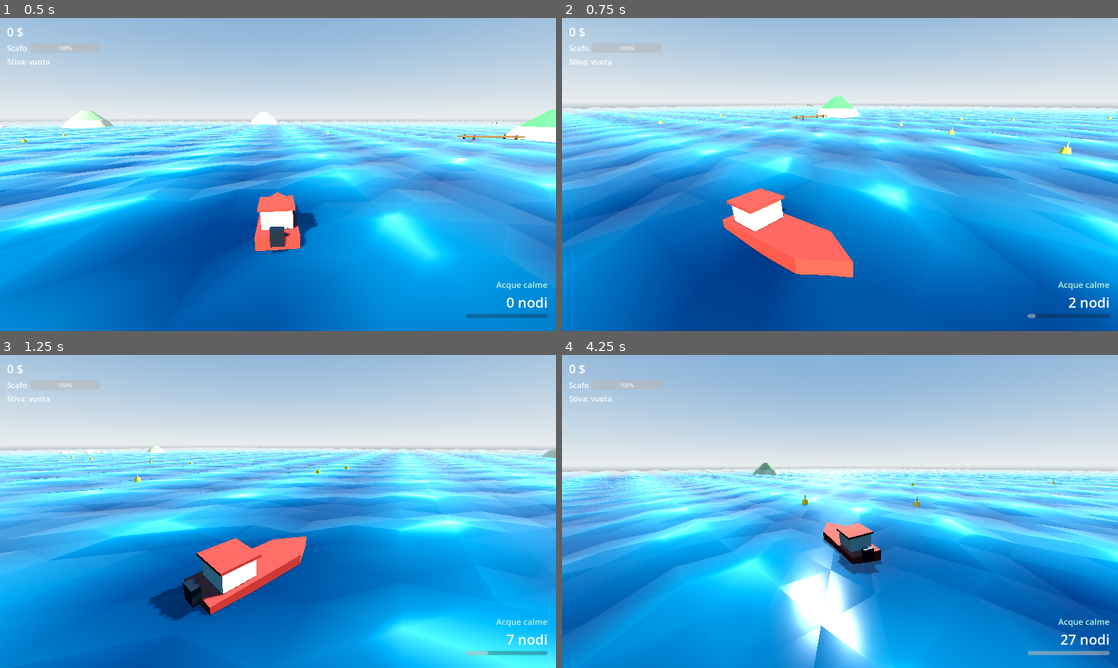
Above: before the commit, frames 1-4 (two rows, left to right).
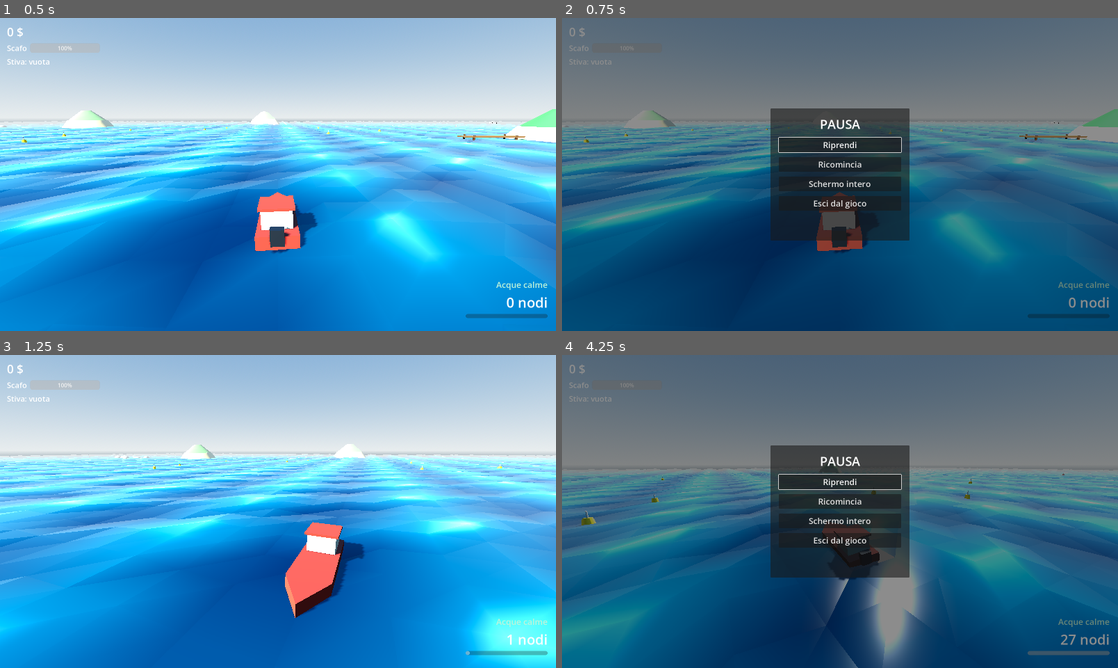
Above: after the commit, the same moments.

Repository: stefano-cookie/boatox
Game: Godot game, scene res://tests/m1_smoke.tscn
Same seed, same stepped clock (60 frames per second), same inputs: the game is played once before the commit and once after it. This scene is started directly instead of the project's main scene.
Inputs (mouse positions are in pixels of both pictures, inside the frame that each line leads up to):
- Up to frame 1 (0.5 s): no input
- Up to frame 2 (0.75 s): move the mouse to (962, 158) at 0.52 s; hold D (turn_right) from 0.53 s (still down); hold E (interact) from 0.53 s (still down); click (962, 158) at 0.67 s
- Up to frame 3 (1.25 s): keep holding D (turn_right); keep holding E (interact)
- Up to frame 4 (4.25 s): release D (turn_right) at 1.25 s; release E (interact) at 1.25 s; drag from (728, 527) to (812, 574) at 1.27 s; move the mouse to (895, 442) at 2.02 s; hold D (turn_right) 2.03-2.75 s; hold E (interact) 2.03-2.75 s; drag from (812, 574) to (673, 464) at 2.77 s; move the mouse to (1006, 558) at 3.52 s; hold A (turn_left) from 3.53 s (still down); hold E (interact) from 3.53 s (still down); tap Escape (ui_cancel) at 4.15 s

Frame 1 is identical in both runs. In frame 2, 100% of the frame differs, in the area x 0-100%, y 0-100%; in frame 3, 42%; in frame 4, 100%.

Commit message:
feat: sea zones, buoy tiers, speedometer, bounds countdown, pause menu

Diff:
--- a/autoload/game_state.gd
+++ b/autoload/game_state.gd
@@ -122,6 +122,18 @@
 	post_notice("Scafo a pezzi: rimorchiato al porto (-%d $)" % TOW_FEE)
 
 
+## Riporta la partita allo stato iniziale (usato dal "Ricomincia" della
+## pausa: gli autoload sopravvivono al reload della scena).
+func reset() -> void:
+	money = 0
+	hull = HULL_MAX
+	cargo.clear()
+	money_changed.emit(money)
+	hull_changed.emit(hull, HULL_MAX)
+	cargo_changed.emit()
+	clear_danger()
+
+
 func post_notice(text: String) -> void:
 	notice_posted.emit(text)
 
--- a/scenes/main/main.tscn
+++ b/scenes/main/main.tscn
@@ -1,10 +1,11 @@
-[gd_scene load_steps=9 format=3]
+[gd_scene load_steps=10 format=3]
 
 [ext_resource type="PackedScene" path="res://scenes/sea/sea.tscn" id="1"]
 [ext_resource type="PackedScene" path="res://scenes/boat/boat.tscn" id="2"]
 [ext_resource type="Script" path="res://scenes/camera/chase_camera.gd" id="3"]
 [ext_resource type="PackedScene" path="res://scenes/world/world.tscn" id="4"]
 [ext_resource type="PackedScene" path="res://scenes/hud/hud.tscn" id="5"]
+[ext_resource type="PackedScene" path="res://scenes/pause/pause_menu.tscn" id="6"]
 
 [sub_resource type="ProceduralSkyMaterial" id="sky_material"]
 sky_top_color = Color(0.2, 0.42, 0.66, 1)
@@ -29,6 +30,8 @@
 fog_depth_end = 240.0
 
 [node name="Main" type="Node3D"]
+
+[node name="PauseMenu" parent="." instance=ExtResource("6")]
 
 [node name="WorldEnvironment" type="WorldEnvironment" parent="."]
 environment = SubResource("environment")
--- /dev/null
+++ b/scenes/pause/pause_menu.gd
@@ -0,0 +1,64 @@
+extends CanvasLayer
+
+## Menu di pausa (Esc): riprendi, ricomincia, schermo intero, esci.
+## Le impostazioni complete arrivano con M4; qui c'è l'essenziale per il
+## playtest. Il nodo ha process_mode ALWAYS così riceve input anche a
+## albero fermo; il porto consuma Esc quando il suo menu è aperto, quindi
+## qui arriva solo quando serve davvero.
+
+@onready var _root: Control = $Root
+@onready var _resume_button: Button = $Root/Panel/Margin/VBox/ResumeButton
+@onready var _restart_button: Button = $Root/Panel/Margin/VBox/RestartButton
+@onready var _fullscreen_button: Button = $Root/Panel/Margin/VBox/FullscreenButton
+@onready var _quit_button: Button = $Root/Panel/Margin/VBox/QuitButton
+
+
+func _ready() -> void:
+	_root.hide()
+	_resume_button.pressed.connect(_resume)
+	_restart_button.pressed.connect(_on_restart_pressed)
+	_fullscreen_button.pressed.connect(_on_fullscreen_pressed)
+	_quit_button.pressed.connect(get_tree().quit)
+
+
+func _unhandled_input(event: InputEvent) -> void:
+	if not event.is_action_pressed("ui_cancel"):
+		return
+	get_viewport().set_input_as_handled()
+	if get_tree().paused:
+		_resume()
+	else:
+		_open()
+
+
+func _open() -> void:
+	get_tree().paused = true
+	_refresh_fullscreen_label()
+	_root.show()
+	_resume_button.grab_focus()
+
+
+func _resume() -> void:
+	get_tree().paused = false
+	_root.hide()
+
+
+func _on_restart_pressed() -> void:
+	_resume()
+	GameState.reset()
+	get_tree().reload_current_scene()
+
+
+func _on_fullscreen_pressed() -> void:
+	if DisplayServer.window_get_mode() == DisplayServer.WINDOW_MODE_FULLSCREEN:
+		DisplayServer.window_set_mode(DisplayServer.WINDOW_MODE_WINDOWED)
+	else:
+		DisplayServer.window_set_mode(DisplayServer.WINDOW_MODE_FULLSCREEN)
+	_refresh_fullscreen_label()
+
+
+func _refresh_fullscreen_label() -> void:
+	if DisplayServer.window_get_mode() == DisplayServer.WINDOW_MODE_FULLSCREEN:
+		_fullscreen_button.text = "Finestra"
+	else:
+		_fullscreen_button.text = "Schermo intero"
--- /dev/null
+++ b/scenes/pause/pause_menu.tscn
@@ -0,0 +1,72 @@
+[gd_scene load_steps=2 format=3]
+
+[ext_resource type="Script" path="res://scenes/pause/pause_menu.gd" id="1"]
+
+[node name="PauseMenu" type="CanvasLayer"]
+process_mode = 3
+layer = 10
+script = ExtResource("1")
+
+[node name="Root" type="Control" parent="."]
+anchor_right = 1.0
+anchor_bottom = 1.0
+grow_horizontal = 2
+grow_vertical = 2
+
+[node name="Dim" type="ColorRect" parent="Root"]
+layout_mode = 1
+anchor_right = 1.0
+anchor_bottom = 1.0
+grow_horizontal = 2
+grow_vertical = 2
+color = Color(0, 0, 0, 0.45)
+
+[node name="Panel" type="PanelContainer" parent="Root"]
+layout_mode = 1
+anchor_left = 0.5
+anchor_top = 0.5
+anchor_right = 0.5
+anchor_bottom = 0.5
+offset_left = -200.0
+offset_top = -190.0
+offset_right = 200.0
+offset_bottom = 190.0
+grow_horizontal = 2
+grow_vertical = 2
+
+[node name="Margin" type="MarginContainer" parent="Root/Panel"]
+layout_mode = 2
+theme_override_constants/margin_left = 24
+theme_override_constants/margin_top = 20
+theme_override_constants/margin_right = 24
+theme_override_constants/margin_bottom = 20
+
+[node name="VBox" type="VBoxContainer" parent="Root/Panel/Margin"]
+layout_mode = 2
+theme_override_constants/separation = 14
+
+[node name="Title" type="Label" parent="Root/Panel/Margin/VBox"]
+layout_mode = 2
+theme_override_font_sizes/font_size = 36
+text = "PAUSA"
+horizontal_alignment = 1
+
+[node name="ResumeButton" type="Button" parent="Root/Panel/Margin/VBox"]
+layout_mode = 2
+theme_override_font_sizes/font_size = 24
+text = "Riprendi"
+
+[node name="RestartButton" type="Button" parent="Root/Panel/Margin/VBox"]
+layout_mode = 2
+theme_override_font_sizes/font_size = 24
+text = "Ricomincia"
+
+[node name="FullscreenButton" type="Button" parent="Root/Panel/Margin/VBox"]
+layout_mode = 2
+theme_override_font_sizes/font_size = 24
+text = "Schermo intero"
+
+[node name="QuitButton" type="Button" parent="Root/Panel/Margin/VBox"]
+layout_mode = 2
+theme_override_font_sizes/font_size = 24
+text = "Esci dal gioco"
--- a/scenes/port/port.gd
+++ b/scenes/port/port.gd
@@ -46,10 +46,14 @@
 func _unhandled_input(event: InputEvent) -> void:
 	if event.is_action_pressed("interact"):
 		if _open:
+			get_viewport().set_input_as_handled()
 			_close_menu()
 		elif _boat != null and absf(_boat.current_speed()) <= docking_max_speed:
+			get_viewport().set_input_as_handled()
 			_open_menu()
 	elif _open and event.is_action_pressed("ui_cancel"):
+		# Consumato: altrimenti lo stesso Esc aprirebbe anche la pausa.
+		get_viewport().set_input_as_handled()
 		_close_menu()
 
 
--- a/tests/m1_smoke.gd
+++ b/tests/m1_smoke.gd
@@ -21,6 +21,14 @@
 
 func _run() -> void:
 	await _wait(0.5)
+
+	# --- Pausa: Esc mette in pausa, un altro Esc riprende ---
+	_press_esc()
+	await _wait(0.3)
+	var paused_on := get_tree().paused
+	_press_esc()
+	await _wait(0.3)
+	print("PAUSA: apertura=%s chiusura=%s (attesi true/true)" % [paused_on, not get_tree().paused])
 
 	# --- Camera: deve seguire la barca mentre guida e vira ---
 	var cam_start: Vector3 = _camera.global_position
@@ -93,5 +101,17 @@
 	return null
 
 
+## Simula la pressione di Esc come evento vero (Input.action_press non
+## attraversa _unhandled_input).
+func _press_esc() -> void:
+	var press := InputEventAction.new()
+	press.action = "ui_cancel"
+	press.pressed = true
+	Input.parse_input_event(press)
+	var release := InputEventAction.new()
+	release.action = "ui_cancel"
+	Input.parse_input_event(release)
+
+
 func _wait(seconds: float) -> void:
 	await get_tree().create_timer(seconds).timeout
Not shown, changed: docs/ROADMAP.md
